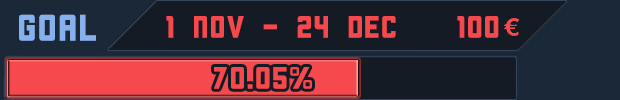
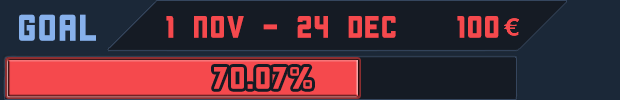
Before/after of a (620, 100) layered artwork. What changed in the layer stack:
renamed "70.05%" to "70.07%", painted on it over (272, 67, 290, 89)
